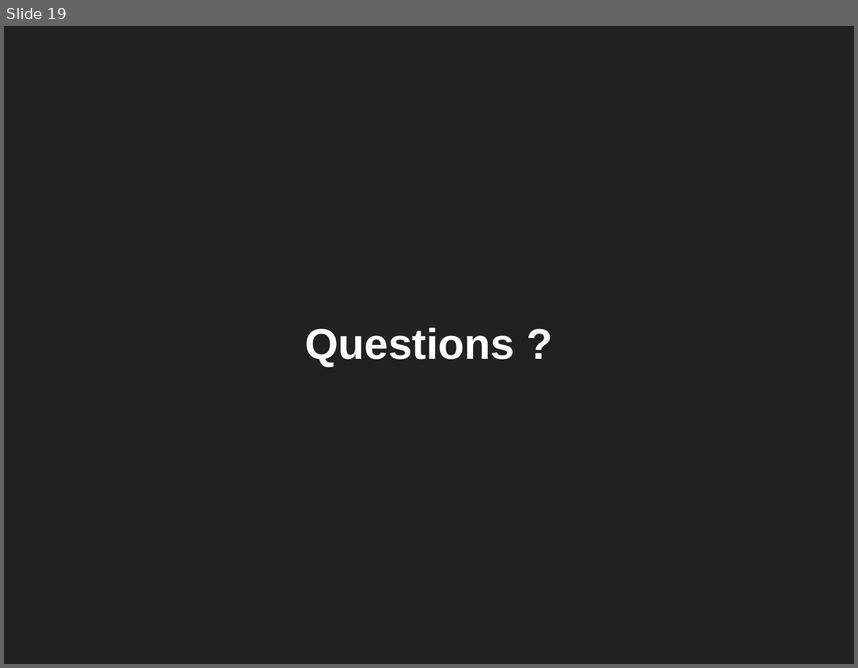
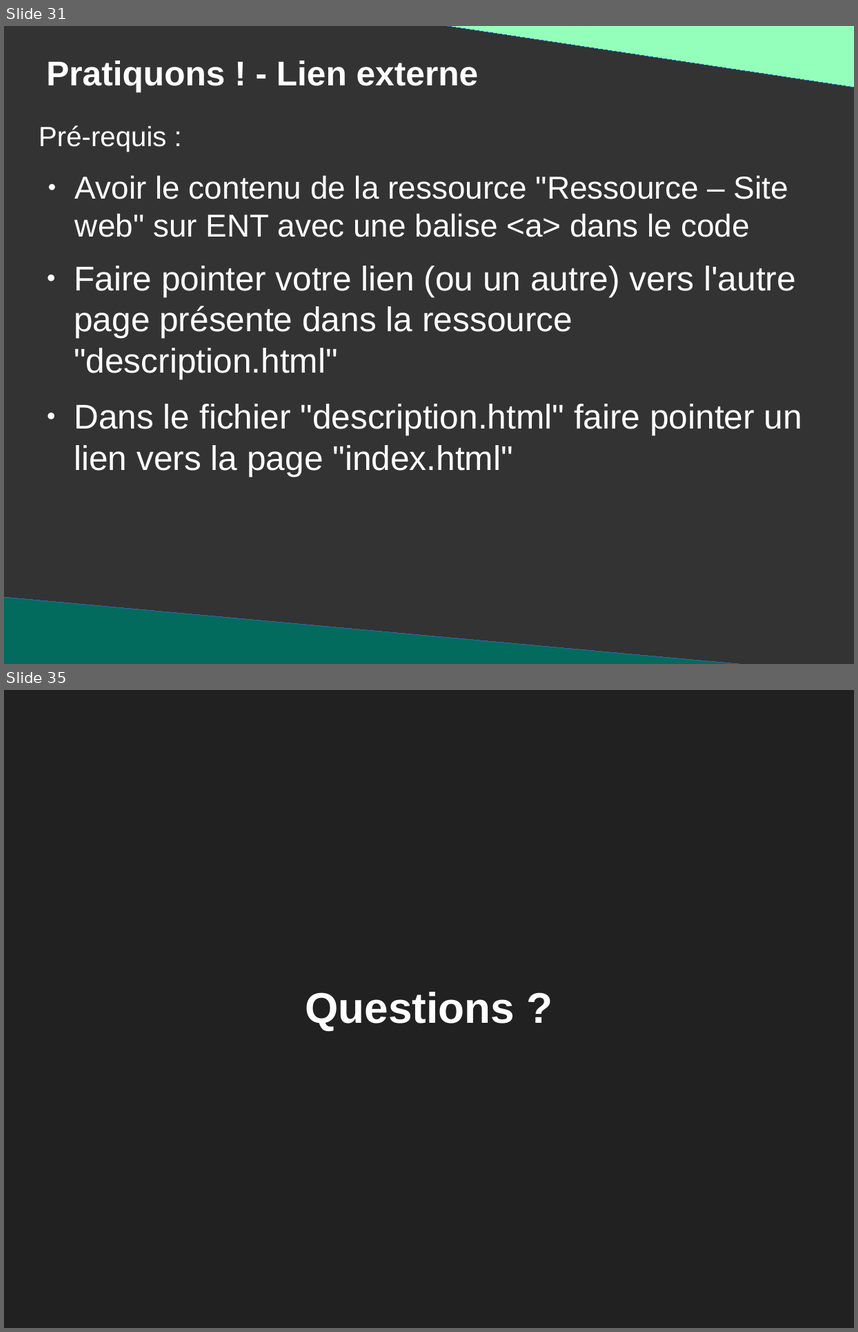
Before and after one commit to DanYellow/presentations, a slide deck: mmi/html/travaux-pratiques/numero-3/presentation.odp. Shown one above the other, each under a label of ours: slide 19 before the commit, slides 31 and 35 after it; the slides between them are not shown. The pictures are 858x668 and 858x1332 pixels, drawn with LibreOffice and Linux fonts; fonts in the diff are those of the drawing. Boxes give left, top, right and bottom in pixels: in the first picture for what was removed or moved away, otherwise in the second. Text is boxed around its words. In the diff, an @@ line names an element or a change of style, - is before the commit and + after.

```diff
--- a/mmi/html/travaux-pratiques/numero-3/presentation.odp
+++ b/mmi/html/travaux-pratiques/numero-3/presentation.odp
@@ slide 31 added at [4,26,854,664], background #333333 @@
@@ right triangle added at [417,26,854,87], fill #94FFBA, outline #3465A4 0 pt @@
@@ title added at [46,60,479,92], 32 pt, text #FFFFFF, bold @@
+Pratiquons ! - Lien externe
@@ text added at [38,125,789,237], 29.6 pt, text #FFFFFF @@
+Pré-requis :
+● Avoir le contenu de la ressource "Ressource – Site web" sur ENT avec une balise <a> dans le code
@@ text added at [74,265,802,477], 32 pt, text #FFFFFF @@
+● Faire pointer votre lien (ou un autre) vers l'autre page présente dans la ressource "description.html"
+● Dans le fichier "description.html" faire pointer un lien vers la page "index.html"
@@ right triangle added at [4,597,799,664], fill #026B5D, outline #3465A4 0 pt @@
@@ what was slide 19 is now slide 35 @@
```
Also in this commit, not shown: 9 slides changed, 15 other slides added, 6 other files.
